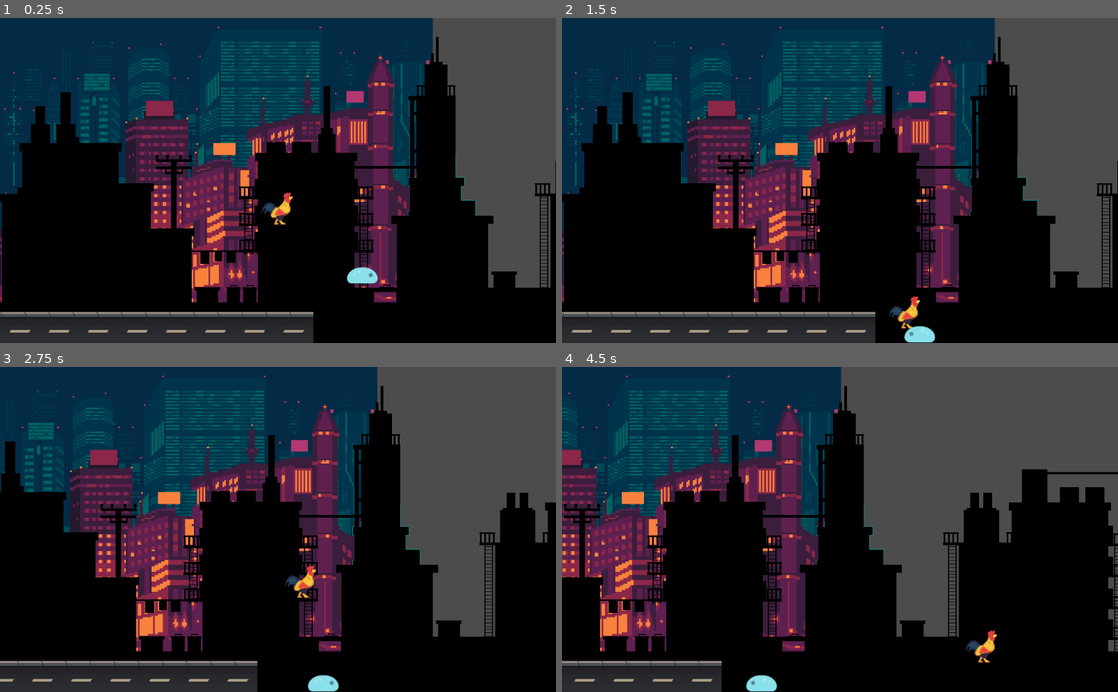
Above: before the commit, frames 1-4 (two rows, left to right).
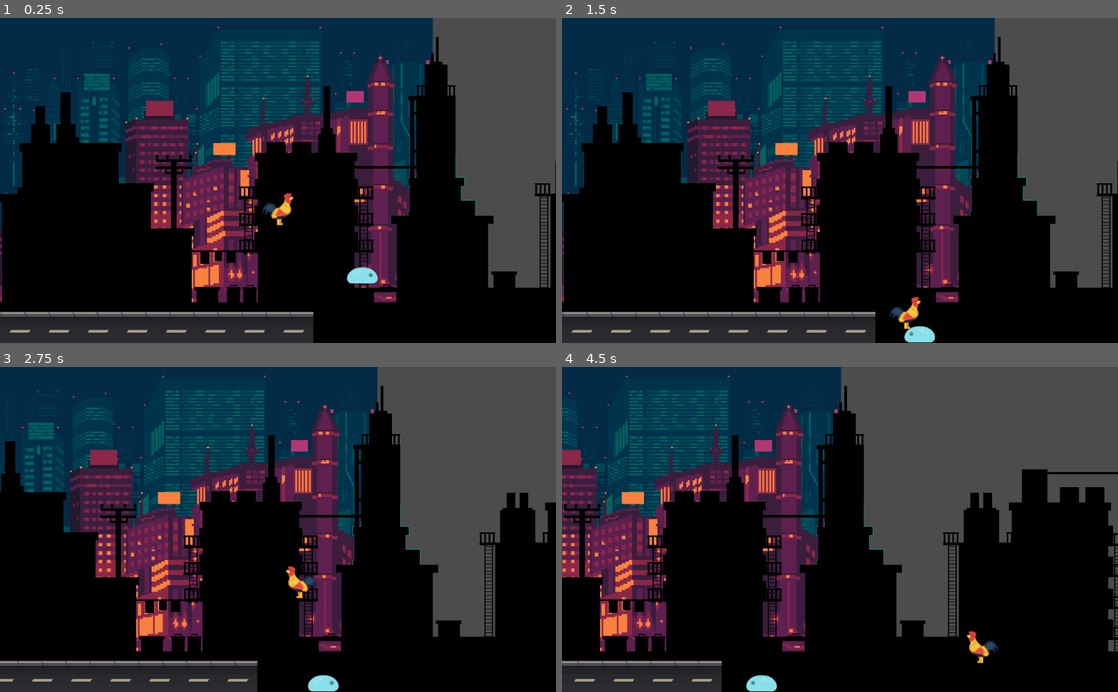
Above: after the commit, the same moments.

Repository: see4pablo/rooster-madness
Game: Godot game, scene res://Game.tscn
The game is run twice, just before and just after one commit, with the same random seed, the same clock (stepped at 60 frames per second) and the same inputs.
Inputs (mouse positions are in pixels of both pictures, inside the frame that each line leads up to):
- Up to frame 1 (0.25 s): no input
- Up to frame 2 (1.5 s): move the mouse to (962, 164) at 0.52 s; hold Space (jump) 0.53-1.28 s; hold D (move_right) from 0.53 s (still down); right-click (962, 164) at 0.6 s; move the mouse to (728, 196) at 1.27 s; tap Space (jump) at 1.35 s
- Up to frame 3 (2.75 s): tap Space (jump) at 1.52, 1.82 s; right-click (166, 545) at 1.55 s; move the mouse to (333, 458) at 2.02 s; release D (move_right) at 2.03 s; hold A (move_left) from 2.03 s (still down); hold Space (jump) from 2.03 s (still down); right-click (333, 458) at 2.1 s
- Up to frame 4 (4.5 s): move the mouse to (812, 594) at 2.77 s; release A (move_left) at 2.78 s; release Space (jump) at 2.78 s; hold D (move_right) 2.78-4.28 s; right-click (812, 594) at 2.85 s; tap Space (jump) at 3.02, 3.32 s; move the mouse to (1006, 578) at 3.52 s; hold Space (jump) 3.53-4.28 s; move the mouse to (673, 480) at 4.27 s; hold A (move_left) from 4.28 s (still down); right-click (673, 480) at 4.35 s

The runs differ from the first frame. In frame 1, 0.1% of the frame differs, in the area x 47-53%, y 53-64%; in frame 2, 0.1%; in frame 3, 0.3%; in frame 4, 0.3%, in the area x 72-79%, y 80-92%.

Commit message:
Agregado moviemiento y animacion basica del pollo

Diff:
--- a/Player/Player.gd
+++ b/Player/Player.gd
@@ -9,12 +9,14 @@
 var max_jump_velocity
 var min_jump_velocity
 var is_grounded = false
+var facing_right = true
 
 var max_jump_height = 2.25 * Globals.UNIT_SIZE
 var min_jump_height = 0.8 * Globals.UNIT_SIZE
 var jump_duration = 0.5
 
 onready var raycasts = $Raycasts
+onready var anim_player = $AnimationPlayer
 
 func _ready():
 	gravity = 2 * max_jump_height / pow(jump_duration, 2)
@@ -28,15 +30,23 @@
 
 func _apply_movement(delta):
 	velocity = move_and_slide(velocity, UP, SLOPE_STOP)
-	is_grounded = _check_is_grounded()
-	print(is_grounded)
-	_assign_animation()
 
 
 func _handle_move_input():
 
 	var move_direction = -int(Input.is_action_pressed("move_left")) + int(Input.is_action_pressed("move_right"))
 	velocity.x = lerp(velocity.x, move_speed * move_direction, _get_h_weight())
+
+	if(velocity.x > 0 and facing_right == false):
+		facing_right = true
+		print("HERE")
+		$Body.scale.x = 1
+	elif(velocity.x < 0 and facing_right == true):
+		facing_right = false
+		$Body.scale.x = -1
+
+	print(facing_right)
+
 
 func _get_h_weight():
 	return 0.2 if is_grounded else 0.1
@@ -48,14 +58,3 @@
 
 	#if loop was completed then raycast was not detected
 	return false
-
-func _assign_animation():
-	var anim = "idle"
-
-	if !is_grounded:
-		anim = "jump"
-	elif velocity.x != 0:
-		anim = "walk"
-
-	#if anim_player.assigned_animation != anim:
-	#	anim_player.play(anim)
--- a/Player/Player.tscn
+++ b/Player/Player.tscn
@@ -1,12 +1,119 @@
-[gd_scene load_steps=5 format=2]
+[gd_scene load_steps=16 format=2]
 
 [ext_resource path="res://Player/sprites/animation/1.-derecha.png" type="Texture" id=1]
 [ext_resource path="res://Player/PlayerFSM.gd" type="Script" id=2]
 [ext_resource path="res://Player/Player.gd" type="Script" id=3]
+[ext_resource path="res://Player/sprites/animation/2.-Izquierda.png" type="Texture" id=4]
+[ext_resource path="res://Player/sprites/animation/8.-Volar1.png" type="Texture" id=5]
+[ext_resource path="res://Player/sprites/animation/3.- Centro.png" type="Texture" id=6]
+[ext_resource path="res://Player/sprites/animation/11.-Dash.png" type="Texture" id=7]
+[ext_resource path="res://Player/sprites/animation/7.-Volar1.png" type="Texture" id=8]
 
 [sub_resource type="CapsuleShape2D" id=1]
 radius = 29.3169
 height = 6.36333
+
+[sub_resource type="Animation" id=2]
+resource_name = "dash"
+length = 0.4
+loop = true
+tracks/0/type = "value"
+tracks/0/path = NodePath("Body/Sprite:texture")
+tracks/0/interp = 1
+tracks/0/loop_wrap = true
+tracks/0/imported = false
+tracks/0/enabled = true
+tracks/0/keys = {
+"times": PoolRealArray( 0 ),
+"transitions": PoolRealArray( 1 ),
+"update": 1,
+"values": [ ExtResource( 7 ) ]
+}
+
+[sub_resource type="Animation" id=7]
+resource_name = "fall"
+length = 0.2
+tracks/0/type = "value"
+tracks/0/path = NodePath("Body/Sprite:texture")
+tracks/0/interp = 1
+tracks/0/loop_wrap = true
+tracks/0/imported = false
+tracks/0/enabled = true
+tracks/0/keys = {
+"times": PoolRealArray( 0 ),
+"transitions": PoolRealArray( 1 ),
+"update": 1,
+"values": [ ExtResource( 6 ) ]
+}
+
+[sub_resource type="Animation" id=3]
+resource_name = "idle"
+length = 0.2
+loop = true
+tracks/0/type = "value"
+tracks/0/path = NodePath("Body/Sprite:texture")
+tracks/0/interp = 1
+tracks/0/loop_wrap = true
+tracks/0/imported = false
+tracks/0/enabled = true
+tracks/0/keys = {
+"times": PoolRealArray( 0 ),
+"transitions": PoolRealArray( 1 ),
+"update": 1,
+"values": [ ExtResource( 6 ) ]
+}
+
+[sub_resource type="Animation" id=4]
+resource_name = "jump"
+length = 0.2
+loop = true
+tracks/0/type = "value"
+tracks/0/path = NodePath("Body/Sprite:texture")
+tracks/0/interp = 1
+tracks/0/loop_wrap = true
+tracks/0/imported = false
+tracks/0/enabled = true
+tracks/0/keys = {
+"times": PoolRealArray( 0 ),
+"transitions": PoolRealArray( 1 ),
+"update": 1,
+"values": [ ExtResource( 6 ) ]
+}
+
+[sub_resource type="Animation" id=5]
+resource_name = "plane"
+length = 0.4
+loop = true
+tracks/0/type = "value"
+tracks/0/path = NodePath("Body/Sprite:texture")
+tracks/0/interp = 1
+tracks/0/loop_wrap = true
+tracks/0/imported = false
+tracks/0/enabled = true
+tracks/0/keys = {
+"times": PoolRealArray( 0, 0.2 ),
+"transitions": PoolRealArray( 1, 1 ),
+"update": 1,
+"values": [ ExtResource( 8 ), ExtResource( 5 ) ]
+}
+
+[sub_resource type="Animation" id=6]
+resource_name = "walk"
+length = 0.6
+loop = true
+step = 0.05
+tracks/0/type = "value"
+tracks/0/path = NodePath("Body/Sprite:texture")
+tracks/0/interp = 1
+tracks/0/loop_wrap = true
+tracks/0/imported = false
+tracks/0/enabled = true
+tracks/0/keys = {
+"times": PoolRealArray( 0, 0.2, 0.35, 0.5 ),
+"transitions": PoolRealArray( 1, 1, 1, 1 ),
+"update": 1,
+"values": [ ExtResource( 1 ), ExtResource( 6 ), ExtResource( 4 ), ExtResource( 6 ) ]
+}
 
 [node name="Player" type="KinematicBody2D"]
 script = ExtResource( 3 )
@@ -17,7 +124,9 @@
 [node name="Body" type="Node2D" parent="."]
 
 [node name="Sprite" type="Sprite" parent="Body"]
-texture = ExtResource( 1 )
+position = Vector2( 1, 1 )
+texture = ExtResource( 6 )
+offset = Vector2( 1.91e-25, 0 )
 
 [node name="Raycasts" type="Node2D" parent="."]
 
@@ -48,6 +157,12 @@
 editor_draw_drag_margin = true
 
 [node name="AnimationPlayer" type="AnimationPlayer" parent="."]
+anims/dash = SubResource( 2 )
+anims/fall = SubResource( 7 )
+anims/idle = SubResource( 3 )
+anims/jump = SubResource( 4 )
+anims/plane = SubResource( 5 )
+anims/walk = SubResource( 6 )
 
 [node name="StateMachine" type="Node" parent="."]
 script = ExtResource( 2 )
--- a/Player/PlayerFSM.gd
+++ b/Player/PlayerFSM.gd
@@ -54,7 +54,13 @@
 
 
 func _enter_state(new_state, old_state):
-	pass
+	match new_state:
+		states.idle:
+			parent.anim_player.play("idle")
+		states.walk:
+			parent.anim_player.play("walk")
+		states.fall:
+			parent.anim_player.play("fall")
 
 func _exit_state(old_state, new_state):
 	pass
